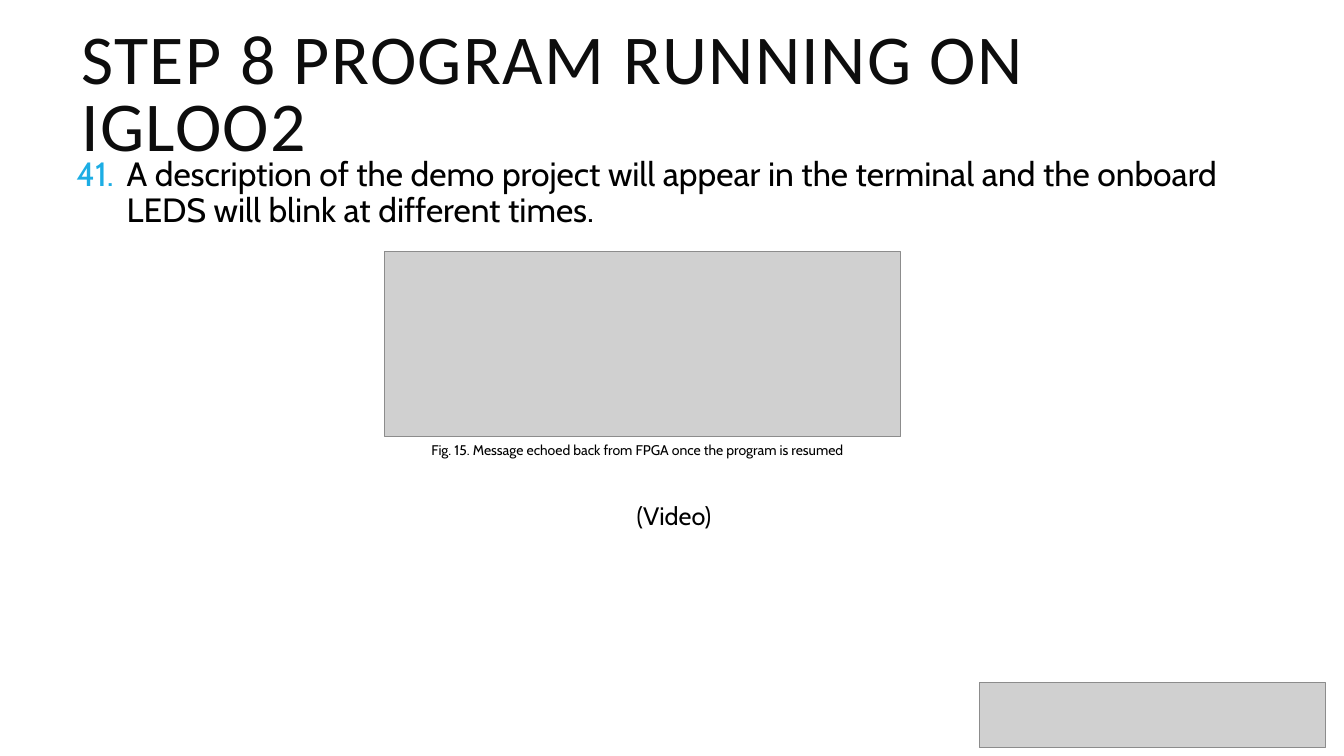
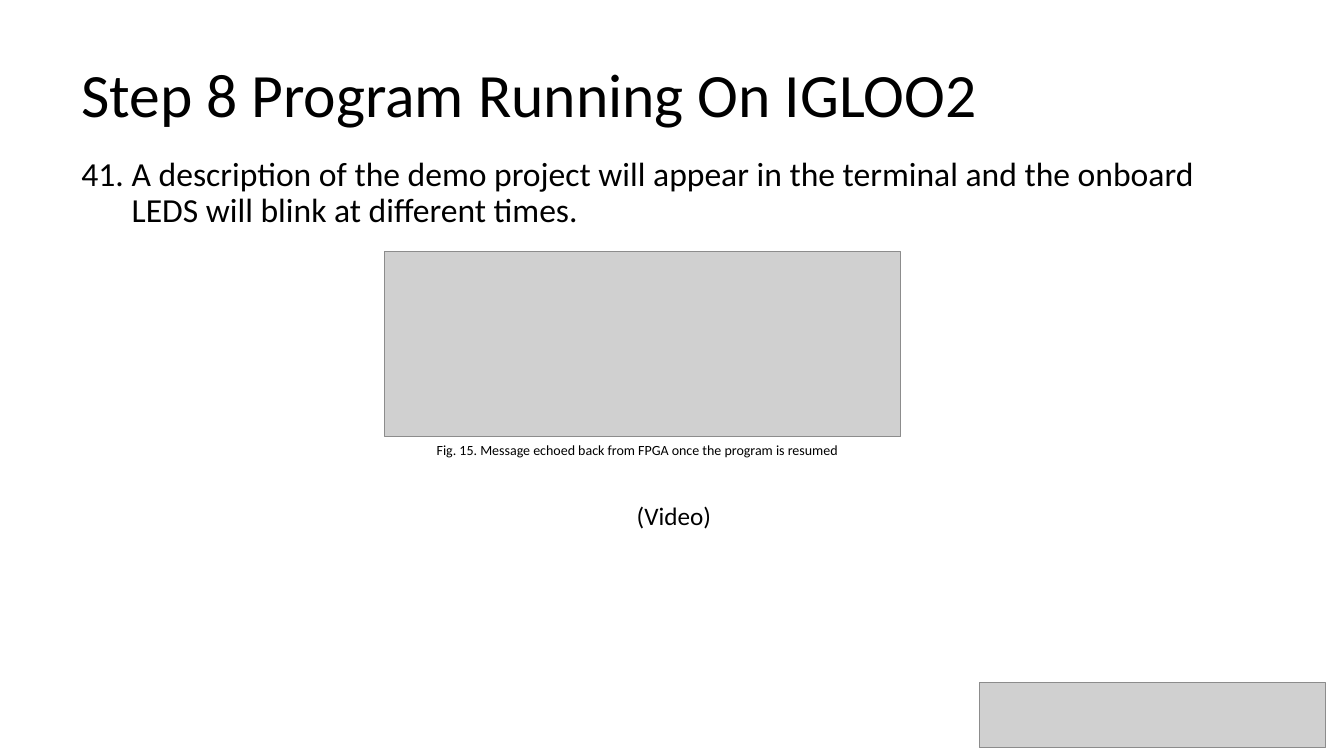
Before and after one commit to cheevang6/RISC-V_FreeRTOS_Computer_Vision, a slide deck: slide 10 of RISCV FreeRTOS IGLOO2 Tutorial.pptx (slide 9 before the commit). Drawn at 1344x756 pixels with LibreOffice and Linux fonts; fonts in the diff are those of the drawing; grey boxes stand for pictures. Boxes give left, top, right and bottom in pixels: in the first picture for what was removed or moved away, otherwise in the second. Text is boxed around its words. In the diff, an @@ line names an element or a change of style, - is before the commit and + after.

```diff
--- a/RISCV FreeRTOS IGLOO2 Tutorial.pptx
+++ b/RISCV FreeRTOS IGLOO2 Tutorial.pptx
@@ title at <box>81,74,977,128</box>: text changed; size 50 to 44 pt; text colour #0D0D0D to #000000 @@
-STEP 8 PROGRAM RUNNING ON IGLOO2
+Step 8 Program Running On IGLOO2
@@ text "A description of the demo ..." at <box>132,162,1194,223</box>: font Cabin to Calibri; less space between paragraphs @@
@@ text "Fig. 15. Message echoed back ..." at <box>437,445,838,458</box>: font Cabin to Calibri @@
@@ text "(Video)" at <box>637,506,711,529</box>: font Cabin to Calibri @@
```
Also in this commit, not shown: 8 other slides changed, 1 slide added, 2 other files.
